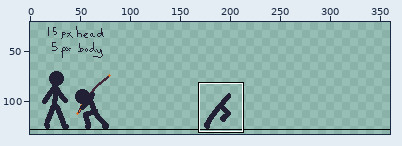
Edited in one commit: pixel-art file (Asesprite/Doodle2.aseprite). Above: a wide view before the commit, with the close-up outlined.
Close-up. Before the edit:
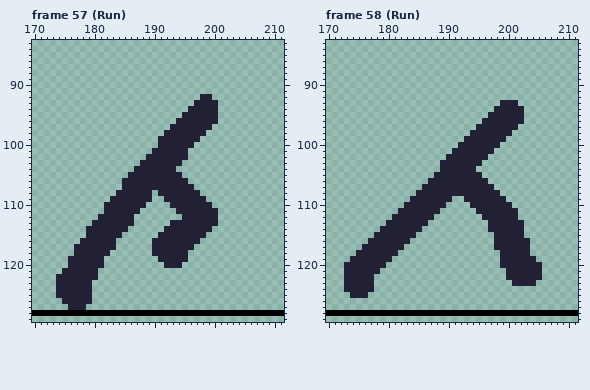
360x180 pixels, 64 frames. Shown: frame 57 (Run): x 170..211, y 83..129; frame 58 (Run): x 170..211, y 83..129. The wide view leaves out empty margins. The commit also changed other frames or places, which this record leaves out.
Once edited:
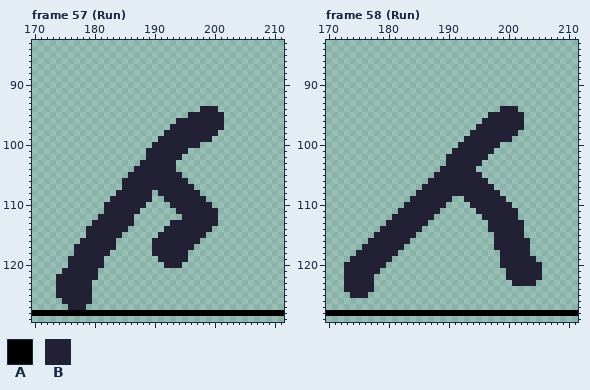
Palette (. is transparent): A #000000  B #222034
Diff:
Frame 57 (Run), layer "Run/Character":
y 92: x 198..199 BB -> ..
y 93: x 197..200 BBBB -> ....
y 94: x 196..197 BB -> ..
y 95: x 195 B -> .; x 201 . -> B
y 96: x 201 . -> B
y 97: x 200..201 .. -> BB
y 98: x 199..200 .. -> BB
y 99: x 198..199 .. -> BB
y 100: x 190 . -> B; x 197 . -> B
y 101: x 189 . -> B
y 102: x 195 B -> .
y 103: x 194 B -> .
Frame 58 (Run), layer "Run/Character":
y 93: x 199..201 BBB -> ...
y 94: x 198 B -> .; x 202 B -> .
y 97: x 202 . -> B
y 98: x 201 . -> B
y 99: x 200 . -> B
y 103: x 189 B -> .
Where, in picture pixels (left, top, right, bottom), the same in both close-ups:
changed: (176, 94, 224, 166)
added: (146, 142, 158, 154)
changed: (494, 100, 524, 142)
erased: (440, 160, 446, 166)
